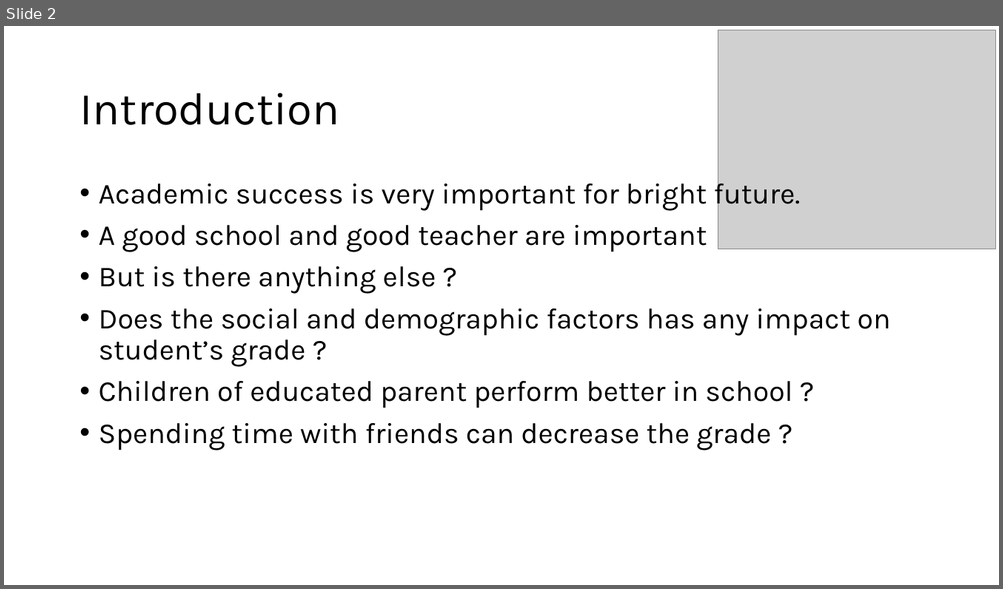
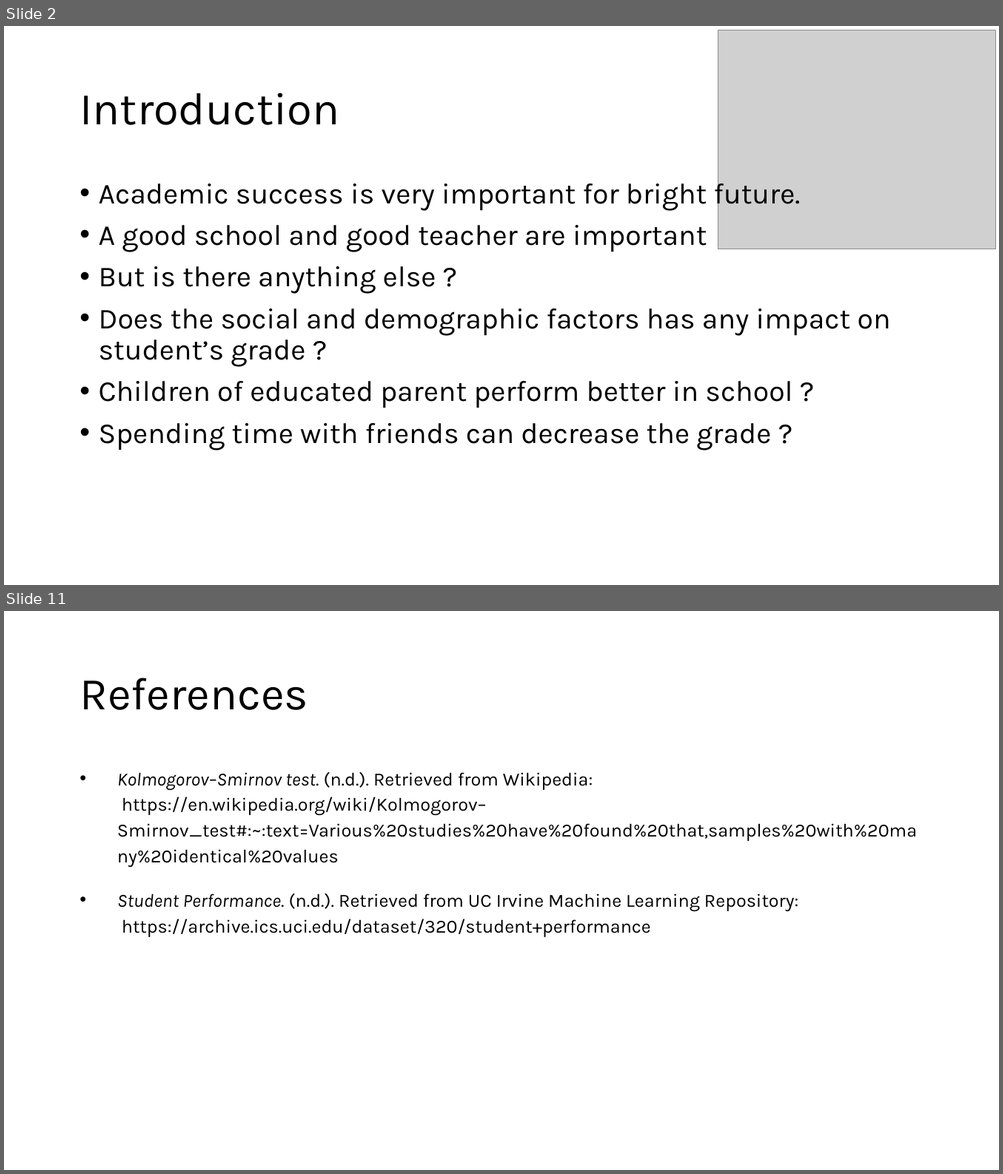
Before and after one commit to prs-sharma9/DATA-603_PROJECT, a slide deck: Final_Presentation.pptx. Shown one above the other, each under a label of ours: slide 2 before the commit, slides 2 and 11 after it; the slides between them are not shown. The pictures are 1003x589 and 1003x1174 pixels, drawn with LibreOffice and Linux fonts; fonts in the diff are those of the drawing; grey boxes stand for pictures. Boxes give left, top, right and bottom in pixels: in the first picture for what was removed or moved away, otherwise in the second. Text is boxed around its words. In the diff, an @@ line names an element or a change of style, - is before the commit and + after.

```diff
--- a/Final_Presentation.pptx
+++ b/Final_Presentation.pptx
@@ slide 11 added at [4, 611, 999, 1170], background #FFFFFF @@
@@ title added at [79, 678, 308, 710], 44 pt, text #000000 @@
+References
@@ text added at [117, 772, 916, 937], 18 pt, text #000000 @@
+• Kolmogorov–Smirnov test. (n.d.). Retrieved from Wikipedia:
+  https://en.wikipedia.org/wiki/Kolmogorov–Smirnov_test#:~:text=Various%20studies%20have%20found%20that,samples%20with%20many%20identical%20values
+• Student Performance. (n.d.). Retrieved from UC Irvine Machine Learning Repository:
+  https://archive.ics.uci.edu/dataset/320/student+performance
```
Also in this commit, not shown: 1 slide changed, 8 other slides added, 1 other file.
